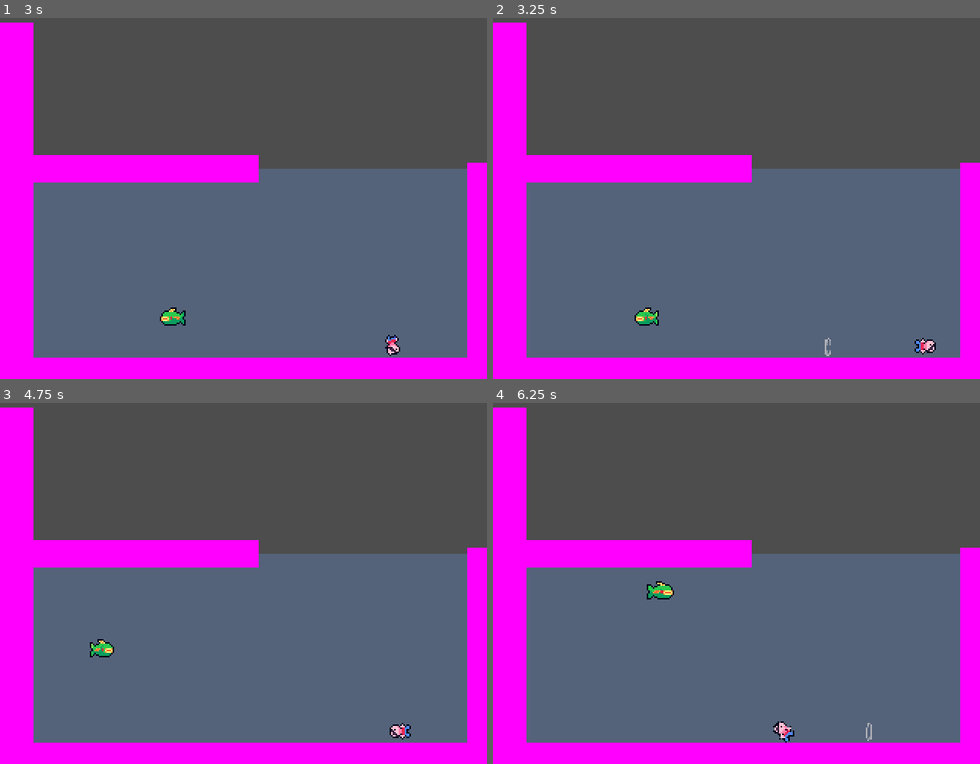
Above: before the commit, frames 1-4 (two rows, left to right).
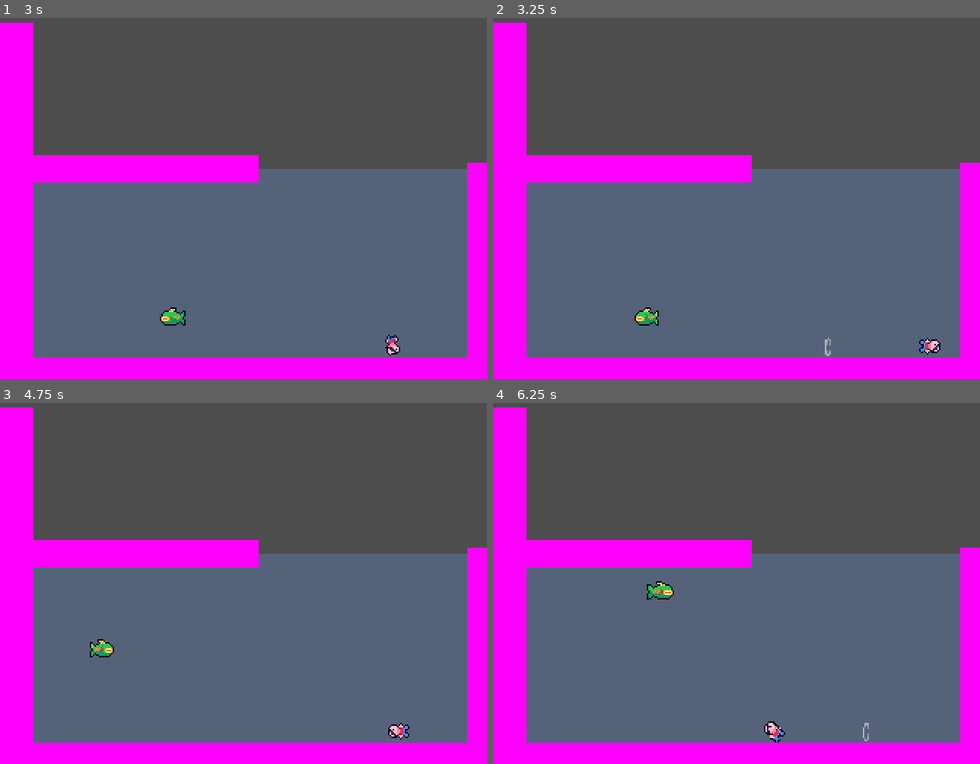
Above: after the commit, the same moments.

Repository: lilyyllyyllyly/PirateGame
Game: Godot game, scene res://Scenes/main.tscn
The game is run twice, just before and just after one commit, with the same random seed, the same clock (stepped at 60 frames per second) and the same inputs.
Inputs:
- Up to frame 1 (3 s): hold D (right) 0.53-2.03 s; tap Space (jump) at 0.77, 1.52 s; hold A (left) 2.03-2.78 s; hold D (right) from 2.78 s (still down)
- Up to frame 2 (3.25 s): keep holding D (right); tap Space (jump) at 3.02 s
- Up to frame 3 (4.75 s): tap Space (jump) at 3.77, 4.52 s; release D (right) at 4.28 s; hold A (left) from 4.28 s (still down)
- Up to frame 4 (6.25 s): release A (left) at 5.03 s; hold D (right) 5.03-5.78 s; hold A (left) from 5.78 s (still down); tap Space (jump) at 6.02 s

Frame 1 is identical in both runs. In frame 2, 0.2% of the frame differs, in the area x 86-92%, y 88-94%; in frame 3, 0.1%; in frame 4, 0.3%, in the area x 55-78%, y 88-95%.

Commit message:
Add player damage and death

Diff:
--- a/Scenes/Fish.tscn
+++ b/Scenes/Fish.tscn
@@ -39,12 +39,16 @@
 "fish": SubResource("Animation_e3vfr")
 }
 
+[sub_resource type="CircleShape2D" id="CircleShape2D_s8mhu"]
+radius = 5.0
+
 [node name="Fish" type="CharacterBody2D"]
 collision_layer = 16
-collision_mask = 9
+collision_mask = 8
 motion_mode = 1
 
 [node name="CollisionShape2D" type="CollisionShape2D" parent="."]
+top_level = true
 shape = SubResource("CircleShape2D_hul5d")
 
 [node name="Sprite2D" type="Sprite2D" parent="."]
@@ -82,3 +86,11 @@
 
 [node name="PathVisualizer" type="Node2D" parent="Movement/PlaneMovement/PathDirection"]
 script = ExtResource("12_xryyl")
+
+[node name="Area2D" type="Area2D" parent="."]
+collision_layer = 32
+collision_mask = 0
+monitoring = false
+
+[node name="CollisionShape2D" type="CollisionShape2D" parent="Area2D"]
+shape = SubResource("CircleShape2D_s8mhu")
--- a/Scenes/Player.tscn
+++ b/Scenes/Player.tscn
@@ -34,6 +34,8 @@
 [ext_resource type="Script" path="res://Scripts/Input/Directions/PlayerPlaneDirection.gd" id="29_8h0eh"]
 [ext_resource type="Script" path="res://Scripts/Behaviours/Boost.gd" id="30_efbaw"]
 [ext_resource type="Script" path="res://Scripts/Input/Signals/JumpPressSignal.gd" id="31_fxhgp"]
+[ext_resource type="Script" path="res://Scripts/Thrower.gd" id="35_xf1i7"]
+[ext_resource type="Script" path="res://Scripts/Input/Signals/CounterSignal.gd" id="36_wx7gs"]
 
 [sub_resource type="CapsuleShape2D" id="CapsuleShape2D_fxtra"]
 radius = 4.0
@@ -193,6 +195,10 @@
 [sub_resource type="RectangleShape2D" id="RectangleShape2D_8gxnn"]
 size = Vector2(9, 9)
 
+[sub_resource type="CapsuleShape2D" id="CapsuleShape2D_pjuib"]
+radius = 3.0
+height = 12.0
+
 [node name="Player" type="CharacterBody2D"]
 collision_mask = 8
 
@@ -290,8 +296,8 @@
 script = ExtResource("30_efbaw")
 direction = NodePath("../WaterMovement/PlaneMovement/Direction")
 body = NodePath("../../..")
-boost_amount = 75.0
-boost_delay = 200
+boost_amount = 100.0
+boost_delay = 300
 enabled = false
 
 [node name="JumpPressSignal" type="Node" parent="States/WaterState/Boost"]
@@ -314,6 +320,25 @@
 player = NodePath("../..")
 boost_effect = ExtResource("5_gmarb")
 rot_offset = 4.712
+
+[node name="DamageChecker" type="Area2D" parent="."]
+collision_layer = 0
+collision_mask = 32
+monitorable = false
+
+[node name="CollisionShape2D" type="CollisionShape2D" parent="DamageChecker"]
+position = Vector2(0, 1)
+shape = SubResource("CapsuleShape2D_pjuib")
+
+[node name="Thrower" type="Node" parent="." node_paths=PackedStringArray("body")]
+script = ExtResource("35_xf1i7")
+body = NodePath("..")
+intensity = 125.0
+
+[node name="CounterSignal" type="Node" parent="."]
+script = ExtResource("36_wx7gs")
+initial_value = 3
+max = 3
 
 [connection signal="should_boost" from="WaterLeaveBoost" to="States/WaterState/Boost" method="boost"]
 [connection signal="boosted" from="States/WaterState/Boost" to="Effects/WaterBoostParticle" method="spawn_particle"]
@@ -326,3 +351,5 @@
 [connection signal="area_exited" from="WaterChecker" to="WaterLeaveBoost" method="on_water_exited"]
 [connection signal="area_exited" from="WaterChecker" to="States" method="on_water_exited"]
 [connection signal="area_exited" from="WaterChecker" to="WaterChecker" method="on_area_exited"]
+[connection signal="area_entered" from="DamageChecker" to="Thrower" method="throw_away_from" binds= [false]]
+[connection signal="area_entered" from="DamageChecker" to="CounterSignal" method="decrement" unbinds=1]
--- a/Scenes/main.tscn
+++ b/Scenes/main.tscn
@@ -1,5 +1,6 @@
-[gd_scene load_steps=8 format=3 uid="uid://dnf3ma84l7881"]
+[gd_scene load_steps=9 format=3 uid="uid://dnf3ma84l7881"]
 
+[ext_resource type="Script" path="res://Scripts/SceneManager.gd" id="1_mp3ny"]
 [ext_resource type="PackedScene" uid="uid://d3hqdk77sg32n" path="res://Scenes/Player.tscn" id="1_s0pd8"]
 [ext_resource type="PackedScene" uid="uid://lbk0irkrw228" path="res://Scenes/Water.tscn" id="2_5kyod"]
 [ext_resource type="PackedScene" uid="uid://lqch233gcdkv" path="res://Scenes/Fish.tscn" id="3_x5xep"]
@@ -17,6 +18,9 @@
 points = PackedVector2Array(250, 200, 75, 200, 75, 135, 250, 135)
 
 [node name="Main" type="Node2D"]
+
+[node name="SceneManager" type="Node" parent="."]
+script = ExtResource("1_mp3ny")
 
 [node name="Player" parent="." instance=ExtResource("1_s0pd8")]
 position = Vector2(33, 66)
@@ -75,4 +79,7 @@
 [node name="PathVisualizer" parent="Fish/Movement/PlaneMovement/PathDirection" index="0"]
 path = SubResource("Resource_tn2d6")
 
+[connection signal="depleted" from="Player/CounterSignal" to="SceneManager" method="reload_scene"]
+
+[editable path="Player"]
 [editable path="Fish"]
--- /dev/null
+++ b/Scripts/Debugger.gd
@@ -0,0 +1,7 @@
+class_name Debugger extends Node
+
+@export var message: String
+
+func debug(): print(message)
+
+func debug_param(param): print(param)
--- /dev/null
+++ b/Scripts/Input/Signals/CounterSignal.gd
@@ -0,0 +1,29 @@
+class_name CounterSignal extends Node
+
+@export var initial_value: int
+@export var min: int
+@export var max: int
+
+signal depleted
+signal filled
+
+@onready var counter = initial_value:
+	set(value):
+		if counter == value: return
+
+		counter = value
+
+		if   counter >= max: filled.emit()
+		elif counter <= min: depleted.emit()
+
+func increment(value: int = 1):
+	counter += value
+
+func decrement(value: int = 1):
+	counter -= value
+
+func set_counter(value: int):
+	counter = value
+
+func reset():
+	counter = initial_value
--- /dev/null
+++ b/Scripts/SceneManager.gd
@@ -0,0 +1,4 @@
+class_name SceneManager extends Node
+
+func reload_scene():
+	get_tree().reload_current_scene()
--- /dev/null
+++ b/Scripts/Thrower.gd
@@ -0,0 +1,12 @@
+class_name Thrower extends Node
+
+@export var body: CharacterBody2D
+@export var intensity: float
+
+func throw(direction: Vector2, add: bool):
+	body.velocity = (body.velocity * int(add)) + direction * intensity
+
+func throw_away_from(from: Node2D, add: bool):
+	var dist = from.global_position - body.global_position
+	var heading = -dist.normalized()
+	throw(heading, add)
--- a/project.godot
+++ b/project.godot
@@ -94,7 +94,17 @@
 jump={
 "deadzone": 0.5,
 "events": [Object(InputEventKey,"resource_local_to_scene":false,"resource_name":"","device":-1,"window_id":0,"alt_pressed":false,"shift_pressed":false,"ctrl_pressed":false,"meta_pressed":false,"pressed":false,"keycode":32,"physical_keycode":0,"key_label":0,"unicode":32,"echo":false,"script":null)
+, Object(InputEventKey,"resource_local_to_scene":false,"resource_name":"","device":-1,"window_id":0,"alt_pressed":false,"shift_pressed":false,"ctrl_pressed":false,"meta_pressed":false,"pressed":false,"keycode":0,"physical_keycode":90,"key_label":0,"unicode":122,"echo":false,"script":null)
 , Object(InputEventJoypadButton,"resource_local_to_scene":false,"resource_name":"","device":-1,"button_index":0,"pressure":0.0,"pressed":true,"script":null)
+, Object(InputEventJoypadButton,"resource_local_to_scene":false,"resource_name":"","device":-1,"button_index":1,"pressure":0.0,"pressed":false,"script":null)
+]
+}
+fire={
+"deadzone": 0.5,
+"events": [Object(InputEventKey,"resource_local_to_scene":false,"resource_name":"","device":-1,"window_id":0,"alt_pressed":false,"shift_pressed":false,"ctrl_pressed":false,"meta_pressed":false,"pressed":false,"keycode":0,"physical_keycode":4194325,"key_label":0,"unicode":0,"echo":false,"script":null)
+, Object(InputEventKey,"resource_local_to_scene":false,"resource_name":"","device":-1,"window_id":0,"alt_pressed":false,"shift_pressed":false,"ctrl_pressed":false,"meta_pressed":false,"pressed":false,"keycode":0,"physical_keycode":88,"key_label":0,"unicode":120,"echo":false,"script":null)
+, Object(InputEventJoypadButton,"resource_local_to_scene":false,"resource_name":"","device":-1,"button_index":2,"pressure":0.0,"pressed":false,"script":null)
+, Object(InputEventJoypadButton,"resource_local_to_scene":false,"resource_name":"","device":-1,"button_index":3,"pressure":0.0,"pressed":false,"script":null)
 ]
 }
 
Not shown: 1 places in Scenes/Fish.tscn that only renumber resources
Not shown: 1 places in Scenes/Player.tscn that only renumber resources
